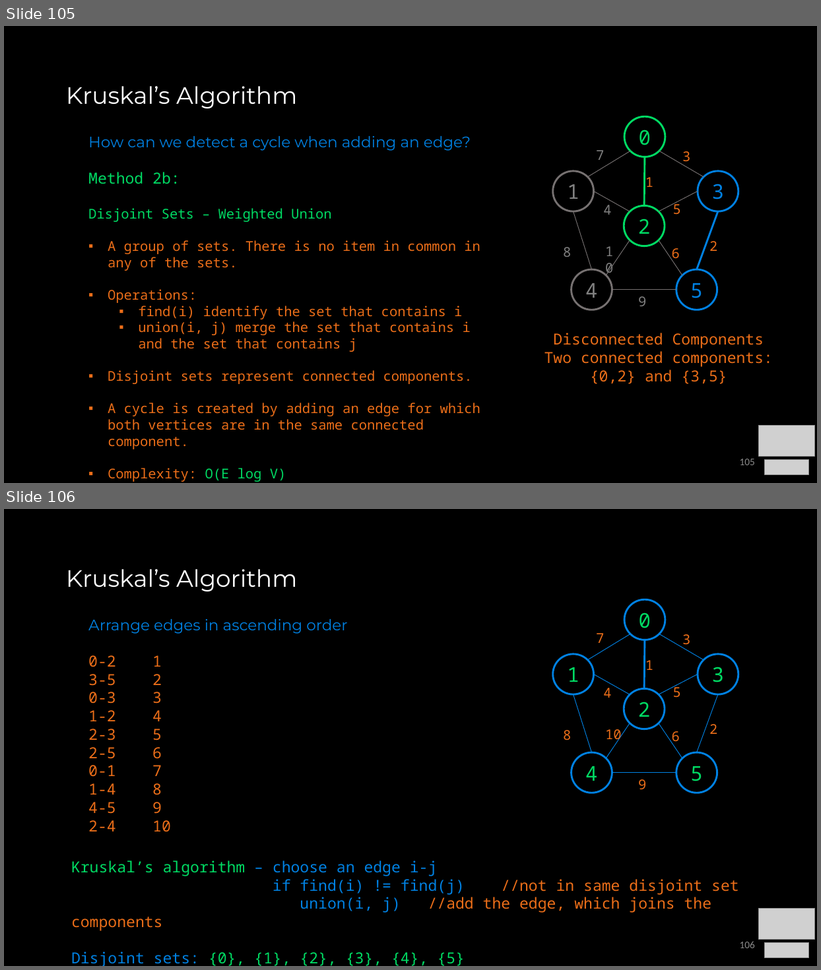
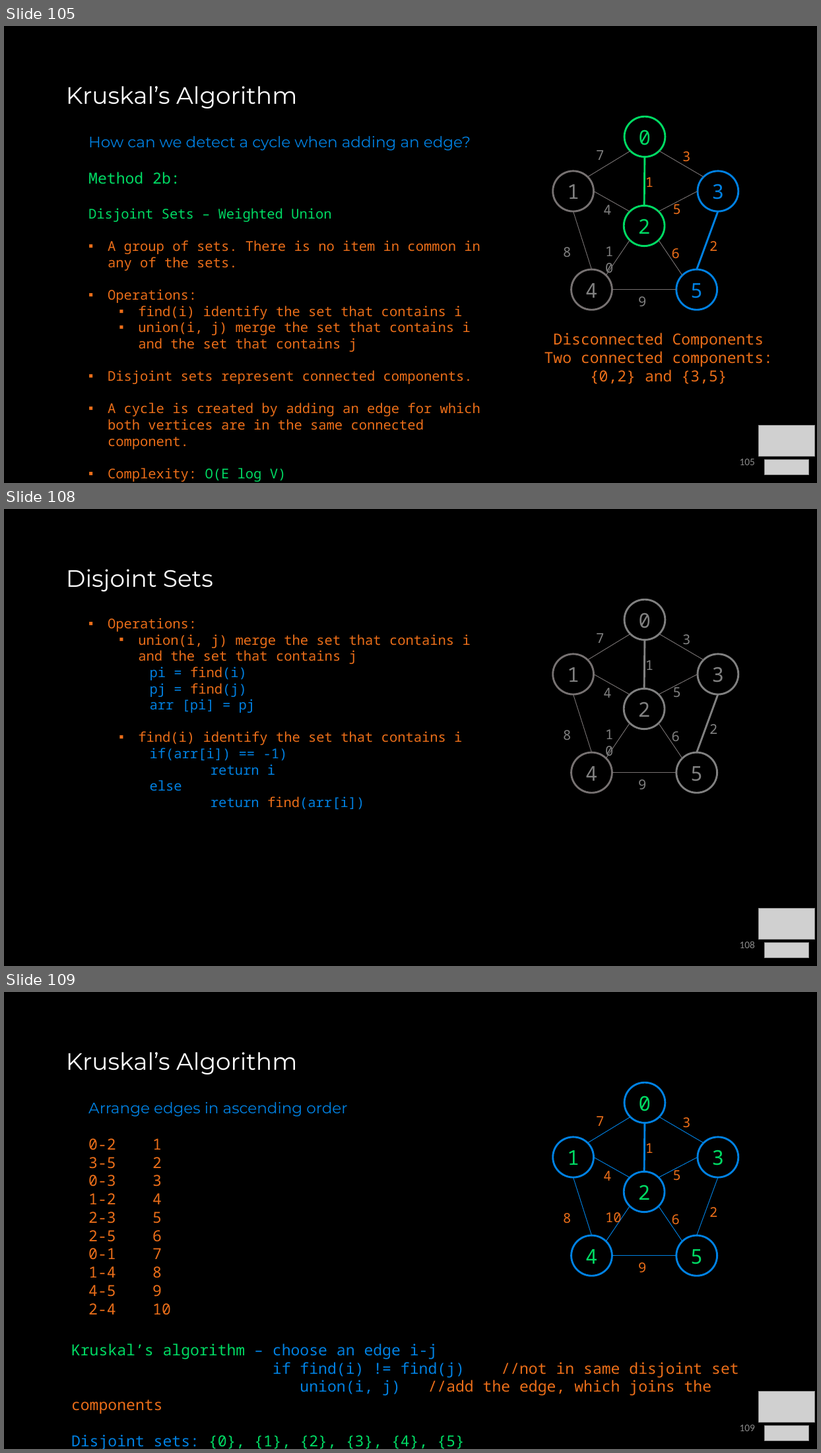
Before and after one commit to COP3530/Instructional-Content, a slide deck: Slides-PPT/8b - Graph Traversals and Algorithms.pptx. Shown one above the other, each under a label of ours: slides 105 and 106 before the commit, slides 105, 108 and 109 after it; the slides between them are not shown. The pictures are 821x970 and 821x1453 pixels, drawn with LibreOffice and Linux fonts; fonts in the diff are those of the drawing; grey boxes stand for pictures. Boxes give left, top, right and bottom in pixels: in the first picture for what was removed or moved away, otherwise in the second. Text is boxed around its words. In the diff, an @@ line names an element or a change of style, - is before the commit and + after.

```diff
--- a/Slides-PPT/8b - Graph Traversals and Algorithms.pptx
+++ b/Slides-PPT/8b - Graph Traversals and Algorithms.pptx
@@ slide 108 added at (x1=4, y1=509, x2=817, y2=966), background #000000 @@
@@ title added at (x1=66, y1=569, x2=213, y2=591), 28 pt, text #FFFFFF @@
+Disjoint Sets
@@ text added at (x1=108, y1=618, x2=471, y2=810), 16 pt, text #EB6E19 @@
+▪ Operations:
+  ▪ union(i, j) merge the set that contains i and the set that contains j
+    pi = find(i)
+    pj = find(j)
+    arr [pi] = pj
+  ▪ find(i) identify the set that contains i
+    if(arr[i]) == -1)
+    return i
+    else
+    return find(arr[i])
@@ group added at (x1=553, y1=599, x2=739, y2=793): 10 texts, 10 lines, 6 ellipses @@
+0
+1
+3
+4
+5
+7
+4
+8
+9
+2
+1
+3
+2
+10
+6
+5
@@ picture added at (x1=759, y1=908, x2=815, y2=940) @@
@@ page number added at (x1=740, y1=941, x2=755, y2=949), 12 pt, text #8C8C8C @@
+108
@@ picture added at (x1=765, y1=943, x2=809, y2=958) @@
@@ what was slide 106 is now slide 109 @@
@@ page number at (x1=740, y1=1425, x2=755, y2=1432): text changed @@
-106
+109
```
Also in this commit, not shown: 6 slides changed, 2 other slides added, 3 other files.
